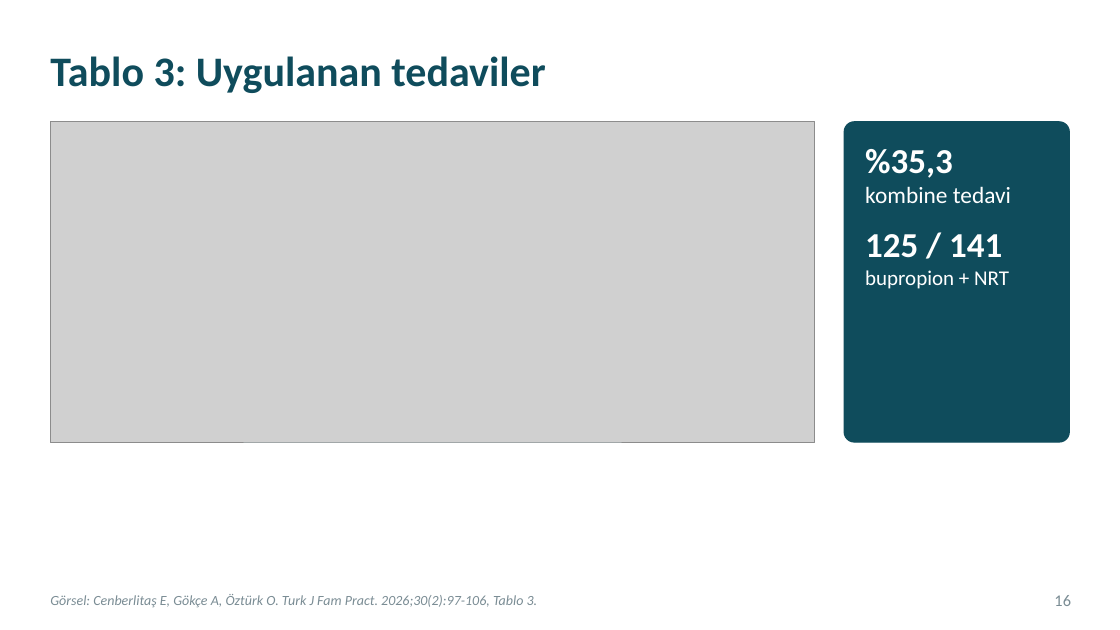
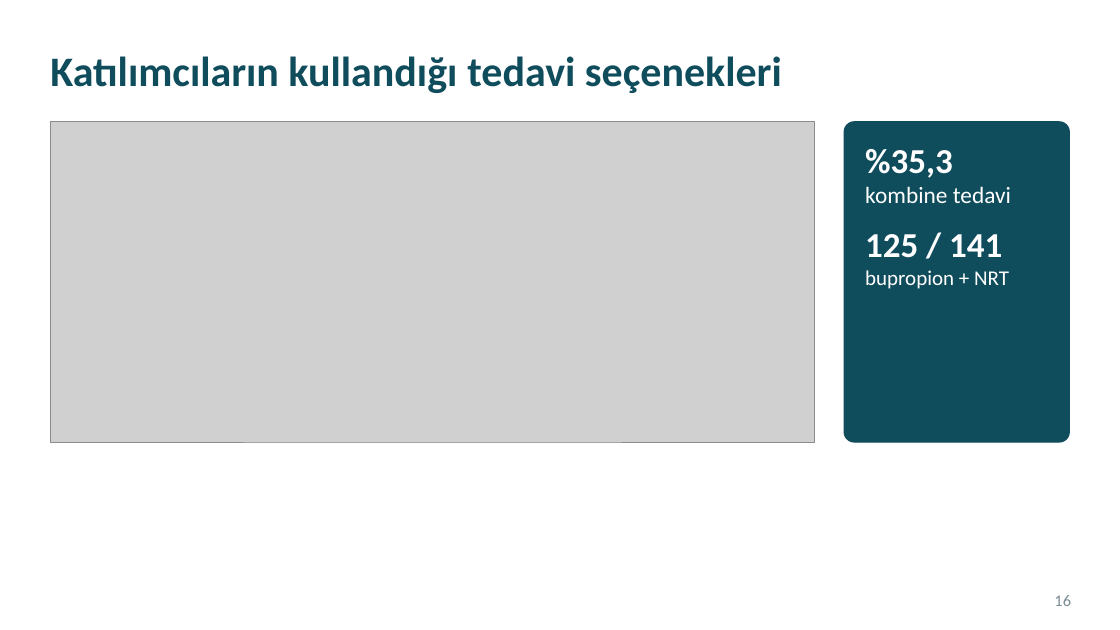
Before and after one commit to kiranahmet/Claude, a slide deck: slide 16 of Sunumlar/Makale_Sunumu_Sigara_Birakma.pptx. Drawn at 1120x630 pixels with LibreOffice and Linux fonts; fonts in the diff are those of the drawing; grey boxes stand for pictures. Boxes give left, top, right and bottom in pixels: in the first picture for what was removed or moved away, otherwise in the second. Text is boxed around its words. In the diff, an @@ line names an element or a change of style, - is before the commit and + after.

```diff
--- a/Sunumlar/Makale_Sunumu_Sigara_Birakma.pptx
+++ b/Sunumlar/Makale_Sunumu_Sigara_Birakma.pptx
@@ title at box(50, 56, 782, 93): text changed @@
-Tablo 3: Uygulanan tedaviler
+Katılımcıların kullandığı tedavi seçenekleri
@@ text removed at box(50, 594, 538, 607) @@
-Görsel: Cenberlitaş E, Gökçe A, Öztürk O. Turk J Fam Pract. 2026;30(2):97-106, Tablo 3.
```
Also in this commit, not shown: 23 other slides changed, 1 slide added, 1 slide removed, 2 other files.
